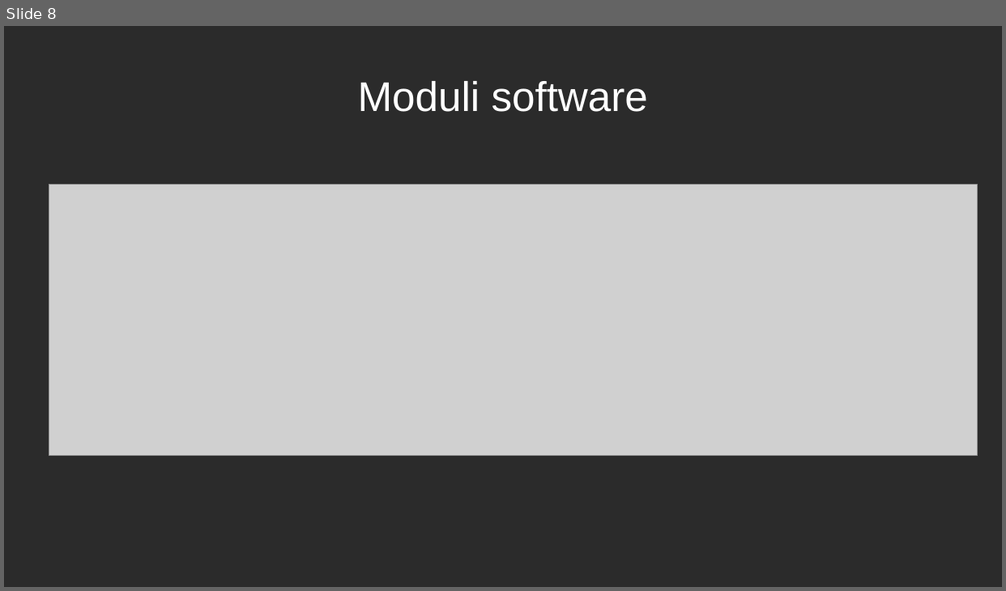
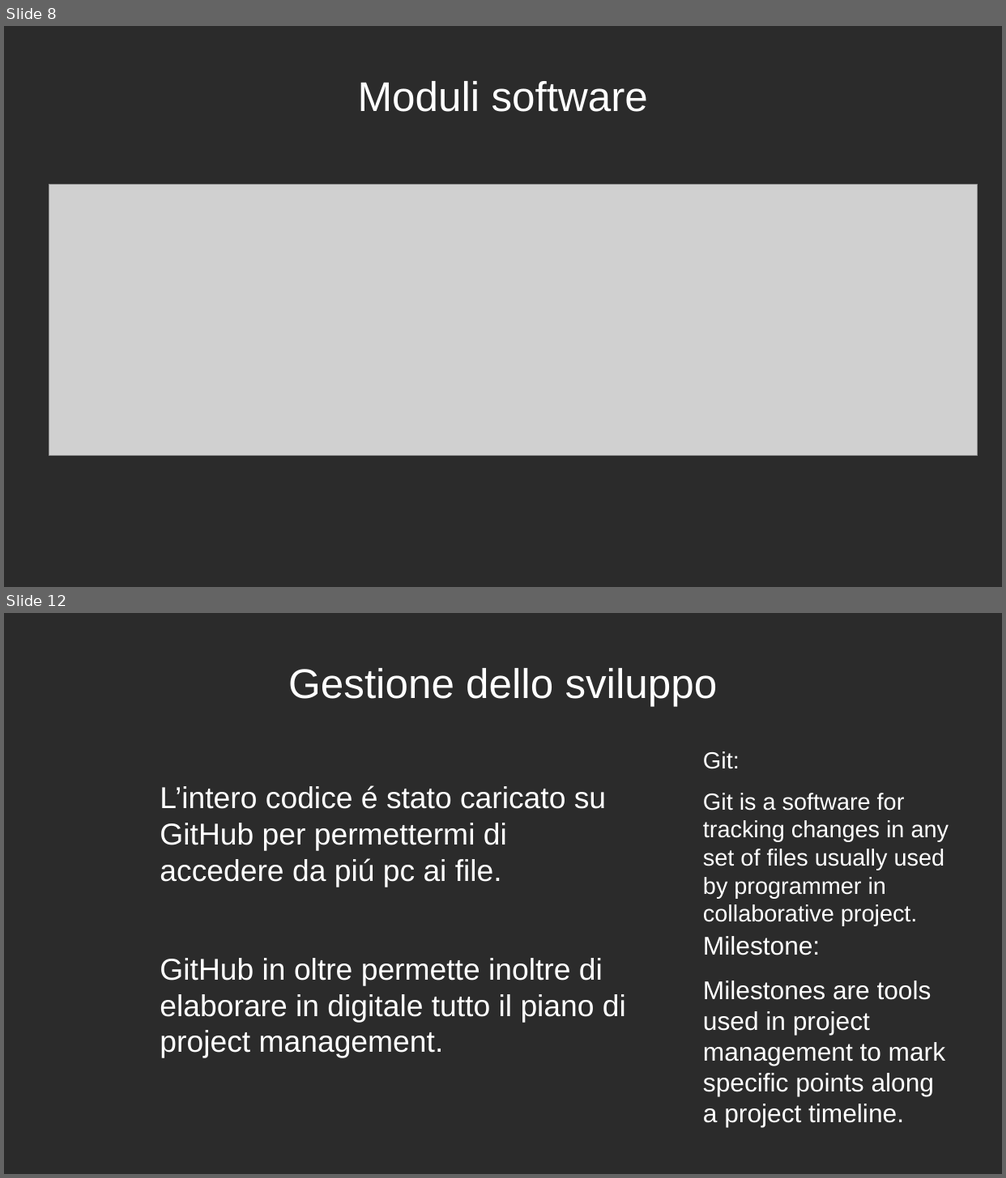
Before and after one commit to WAPEETY/media-way, a slide deck: proof_of_concept/esame_di_stato.odp. Shown one above the other, each under a label of ours: slide 8 before the commit, slides 8 and 12 after it; the slides between them are not shown. The pictures are 1006x591 and 1006x1178 pixels, drawn with LibreOffice and Linux fonts; fonts in the diff are those of the drawing; grey boxes stand for pictures; background and template pictures are left out; a plain dark background stands for a picture behind light text. Boxes give left, top, right and bottom in pixels: in the first picture for what was removed or moved away, otherwise in the second. Text is boxed around its words. In the diff, an @@ line names an element or a change of style, - is before the commit and + after.

```diff
--- a/proof_of_concept/esame_di_stato.odp
+++ b/proof_of_concept/esame_di_stato.odp
@@ slide 12 added at <box>4,613,1002,1174</box>, background picture (left out) @@
@@ title added at <box>288,668,718,707</box>, 33 pt, text #FFFFFF @@
+Gestione dello sviluppo
@@ text added at <box>703,752,949,898</box>, 18.6 pt, text #FFFFFF @@
+Git:
+Git is a software for tracking changes in any set of files usually used by programmer in collaborative project.
@@ text added at <box>160,786,626,1059</box>, 24 pt, text #FFFFFF @@
+L’intero codice é stato caricato su GitHub per permettermi di accedere da piú pc ai file.
+GitHub in oltre permette inoltre di elaborare in digitale tutto il piano di project management.
@@ text added at <box>703,936,945,1127</box>, 20.4 pt, text #FFFFFF @@
+Milestone:
+Milestones are tools used in project management to mark specific points along a project timeline.
```
Also in this commit, not shown: 4 slides changed, 3 other slides added, 1 slide removed, 1 other file.
